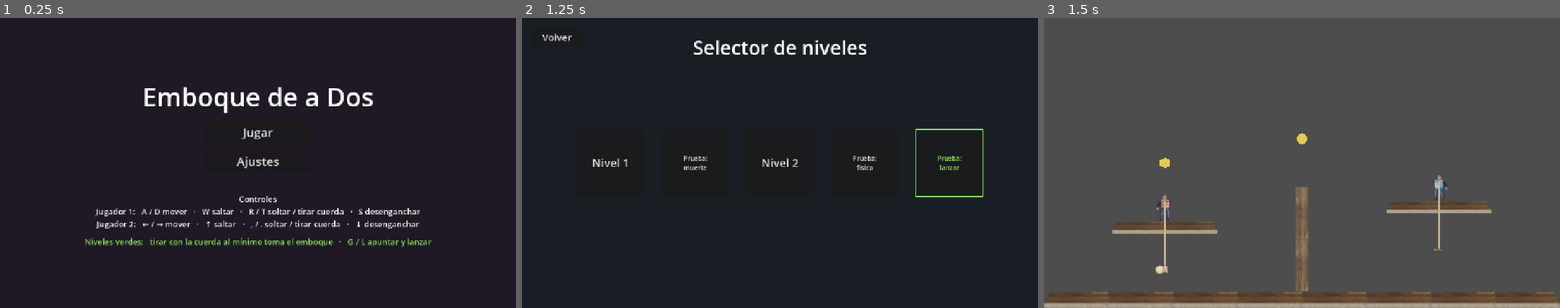
Above: before the commit, frames 1-3 (left to right).
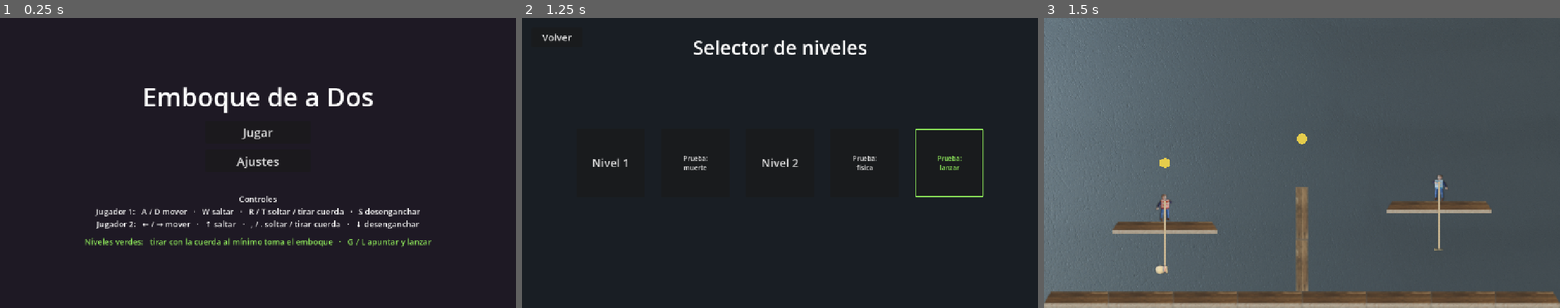
Above: after the commit, the same moments.

Repository: vittocher/emboque-de-a-dos
Game: Godot game, scene res://scenes/ui/main_menu.tscn
The game is run twice, just before and just after one commit, with the same random seed, the same clock (stepped at 60 frames per second) and the same inputs.
Inputs:
- Up to frame 1 (0.25 s): no input
- Up to frame 2 (1.25 s): click "Jugar" at 0.5 s
- Up to frame 3 (1.5 s): click "Nivel 1" at 1.25 s

Frames 1-2 are identical in both runs. In frame 3, 29% of the frame differs, in the area x 0-51%, y 0-99%.

Commit message:
feat: add background scene and integrate into levels

Diff:
--- /dev/null
+++ b/scenes/background.tscn
@@ -0,0 +1,8 @@
+[gd_scene format=3]
+
+[ext_resource type="Texture2D" path="res://assets/entorno/fondo/paredazul.png" id="1_fondo"]
+
+[node name="Background" type="Sprite2D"]
+z_index = -100
+position = Vector2(640, 360)
+texture = ExtResource("1_fondo")
--- a/scenes/level_2.tscn
+++ b/scenes/level_2.tscn
@@ -13,6 +13,7 @@
 [ext_resource type="PackedScene" path="res://scenes/closeup_manager.tscn" id="11_closeup"]
 [ext_resource type="PackedScene" path="res://scenes/player_death_zone.tscn" id="12_player_deathzone"]
 [ext_resource type="PackedScene" path="res://scenes/terrain_art.tscn" id="90_terrain"]
+[ext_resource type="PackedScene" path="res://scenes/background.tscn" id="91_background"]
 
 [sub_resource type="RectangleShape2D" id="Shape_ground"]
 size = Vector2(1280, 40)
@@ -33,6 +34,8 @@
 size = Vector2(40, 1200)
 
 [node name="Level2" type="Node2D"]
+
+[node name="Background" parent="." instance=ExtResource("91_background")]
 
 [node name="Camera2D" type="Camera2D" parent="."]
 position = Vector2(640, 360)
@@ -200,6 +203,8 @@
 offset_bottom = 65.0
 text = "Puntos: 0"
 theme_override_colors/font_color = Color(0.1, 0.75, 0.62, 1)
+theme_override_colors/font_outline_color = Color(0.05, 0.1, 0.12, 1)
+theme_override_constants/outline_size = 10
 theme_override_font_sizes/font_size = 30
 
 [node name="PausePanel" type="Control" parent="UI"]
--- a/scenes/main.tscn
+++ b/scenes/main.tscn
@@ -9,6 +9,7 @@
 [ext_resource type="Script" path="res://scripts/pause_menu.gd" id="7_pause"]
 [ext_resource type="PackedScene" path="res://scenes/closeup_manager.tscn" id="8_closeup"]
 [ext_resource type="PackedScene" path="res://scenes/terrain_art.tscn" id="90_terrain"]
+[ext_resource type="PackedScene" path="res://scenes/background.tscn" id="91_background"]
 
 [sub_resource type="RectangleShape2D" id="Shape_ground"]
 size = Vector2(1280, 40)
@@ -23,6 +24,8 @@
 size = Vector2(40, 1200)
 
 [node name="Main" type="Node2D"]
+
+[node name="Background" parent="." instance=ExtResource("91_background")]
 
 [node name="Camera2D" type="Camera2D" parent="."]
 position = Vector2(640, 360)
--- a/scenes/test_death.tscn
+++ b/scenes/test_death.tscn
@@ -10,6 +10,7 @@
 [ext_resource type="PackedScene" path="res://scenes/ui/pause_menu.tscn" id="8_pause"]
 [ext_resource type="Script" path="res://scripts/win_manager.gd" id="9_win"]
 [ext_resource type="PackedScene" path="res://scenes/terrain_art.tscn" id="90_terrain"]
+[ext_resource type="PackedScene" path="res://scenes/background.tscn" id="91_background"]
 
 [sub_resource type="RectangleShape2D" id="Shape_ground"]
 size = Vector2(1280, 40)
@@ -18,6 +19,8 @@
 size = Vector2(40, 1200)
 
 [node name="TestDeath" type="Node2D"]
+
+[node name="Background" parent="." instance=ExtResource("91_background")]
 
 [node name="Camera2D" type="Camera2D" parent="."]
 position = Vector2(640, 360)
--- a/scenes/test_physics.tscn
+++ b/scenes/test_physics.tscn
@@ -10,6 +10,7 @@
 [ext_resource type="PackedScene" path="res://scenes/closeup_manager.tscn" id="8_closeup"]
 [ext_resource type="PackedScene" path="res://scenes/push_box.tscn" id="9_box"]
 [ext_resource type="PackedScene" path="res://scenes/terrain_art.tscn" id="90_terrain"]
+[ext_resource type="PackedScene" path="res://scenes/background.tscn" id="91_background"]
 
 [sub_resource type="RectangleShape2D" id="Shape_ground"]
 size = Vector2(1280, 40)
@@ -21,6 +22,8 @@
 size = Vector2(40, 1200)
 
 [node name="TestPhysics" type="Node2D"]
+
+[node name="Background" parent="." instance=ExtResource("91_background")]
 
 [node name="Camera2D" type="Camera2D" parent="."]
 position = Vector2(640, 360)
--- a/scenes/test_throw.tscn
+++ b/scenes/test_throw.tscn
@@ -10,6 +10,7 @@
 [ext_resource type="PackedScene" path="res://scenes/closeup_manager.tscn" id="8_closeup"]
 [ext_resource type="Script" path="res://scripts/level_rules.gd" id="9_rules"]
 [ext_resource type="PackedScene" path="res://scenes/terrain_art.tscn" id="90_terrain"]
+[ext_resource type="PackedScene" path="res://scenes/background.tscn" id="91_background"]
 
 [sub_resource type="RectangleShape2D" id="Shape_ground"]
 size = Vector2(1280, 40)
@@ -21,6 +22,8 @@
 size = Vector2(40, 1200)
 
 [node name="TestThrow" type="Node2D"]
+
+[node name="Background" parent="." instance=ExtResource("91_background")]
 
 [node name="Camera2D" type="Camera2D" parent="."]
 position = Vector2(640, 360)
Binary file changed: assets/entorno/fondo/paredazul.png
Not shown: 1 places in scenes/main.tscn that only renumber resources
Not shown: 1 places in scenes/test_death.tscn that only renumber resources
Not shown, changed: CLAUDE.md
